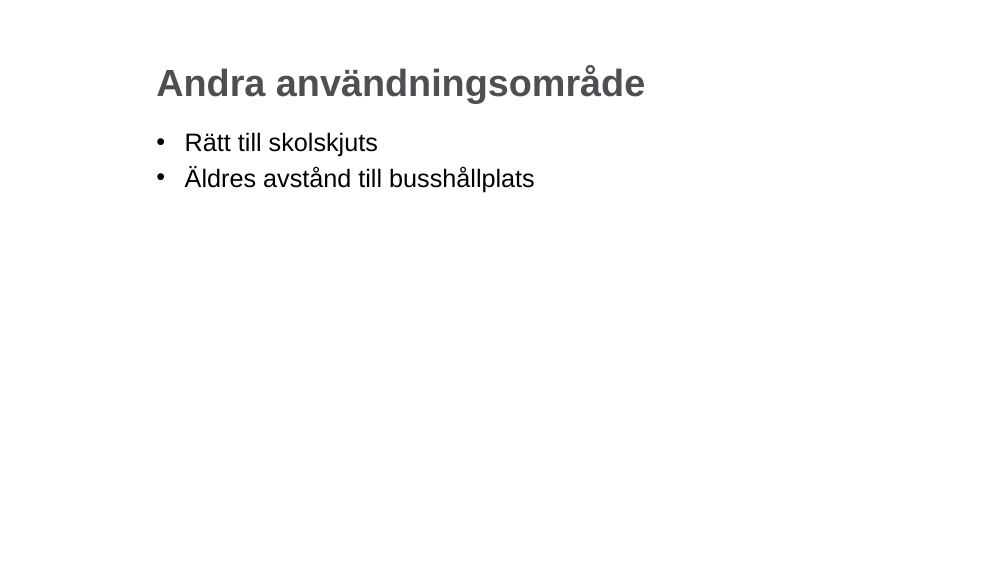
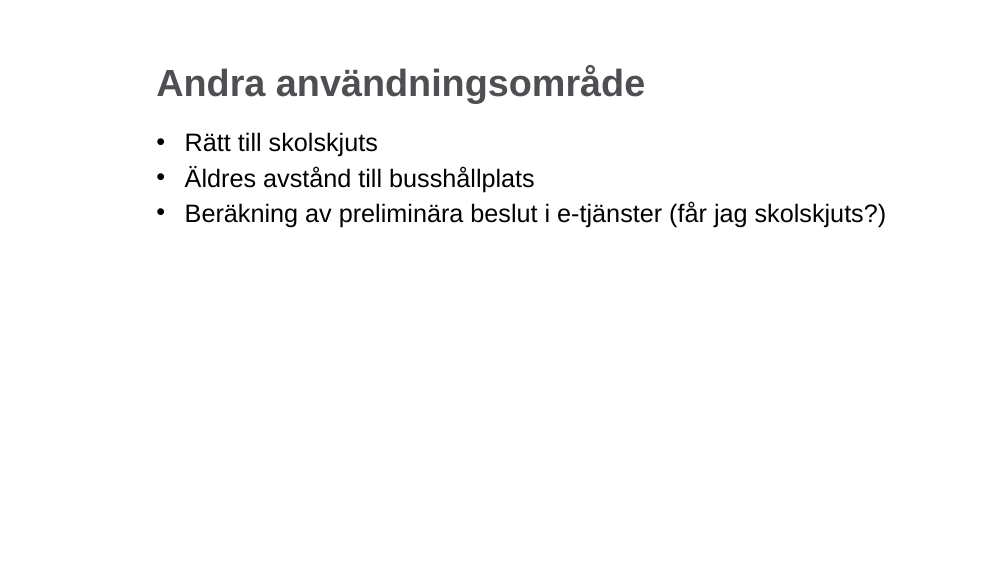
Before and after one commit to lundopendata/relativnarhet, a slide deck: slide 18 of RelativNarhetGeodatasamverkan2018.pptx (slide 17 before the commit). Drawn at 1008x567 pixels with LibreOffice and Linux fonts; fonts in the diff are those of the drawing; background and template pictures are left out. Boxes give left, top, right and bottom in pixels: in the first picture for what was removed or moved away, otherwise in the second. Text is boxed around its words. In the diff, an @@ line names an element or a change of style, - is before the commit and + after.

```diff
--- a/RelativNarhetGeodatasamverkan2018.pptx
+++ b/RelativNarhetGeodatasamverkan2018.pptx
@@ text at (185,201,887,227): paragraph added @@
+• Beräkning av preliminära beslut i e-tjänster (får jag skolskjuts?)
```
Also in this commit, not shown: 10 other slides changed, 3 slides added.
